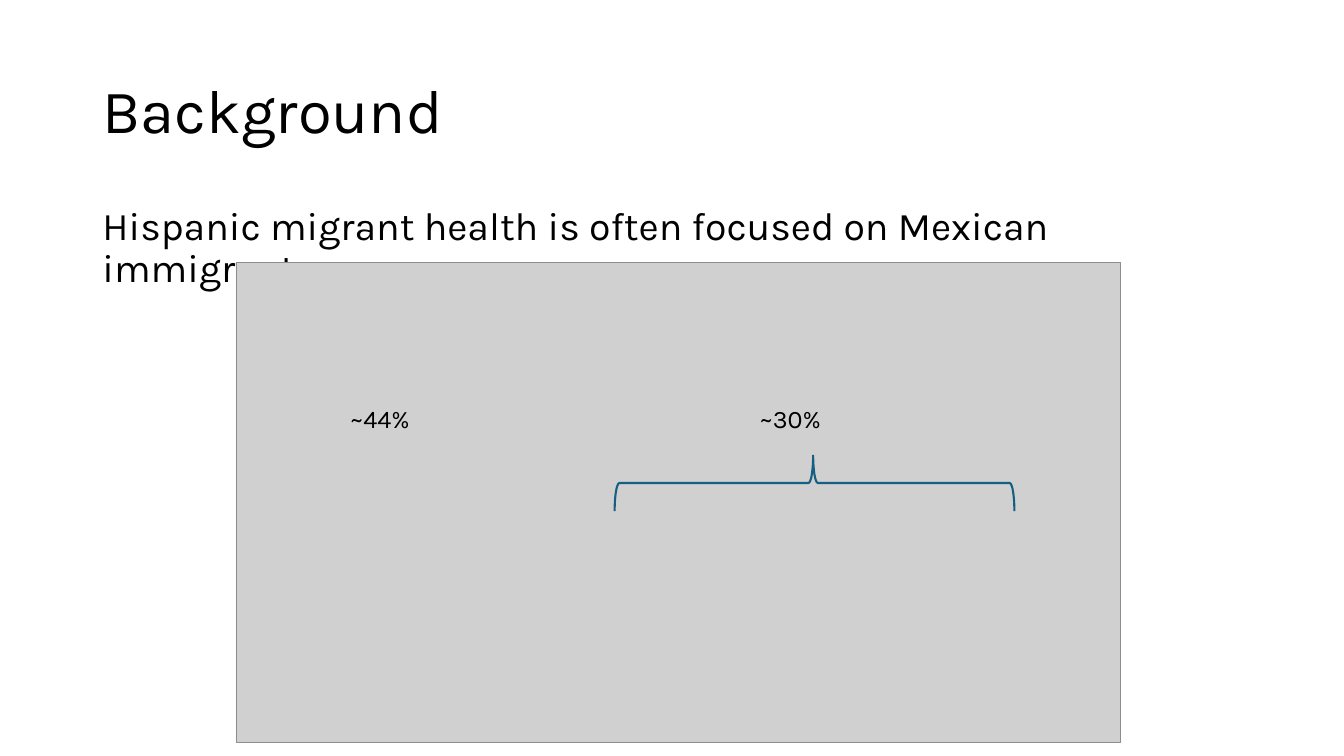
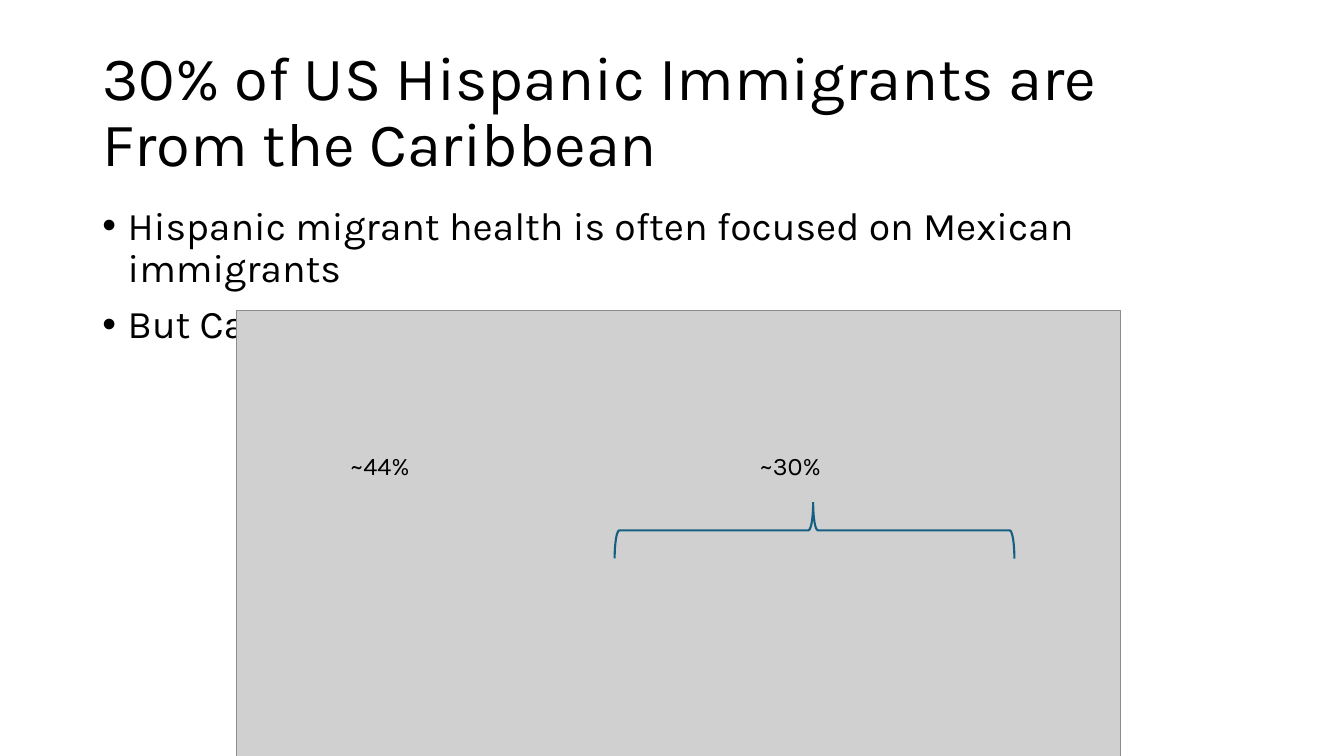
Before and after one commit to chrissoria/international_migration_ses, a slide deck: slide 2 of presentation/PAA_2025.pptx (slide 3 before the commit). Drawn at 1344x756 pixels with LibreOffice and Linux fonts; fonts in the diff are those of the drawing; grey boxes stand for pictures. Boxes give left, top, right and bottom in pixels: in the first picture for what was removed or moved away, otherwise in the second. Text is boxed around its words. In the diff, an @@ line names an element or a change of style, - is before the commit and + after.

Commit message:
playing around with different versions of age at migration plot

```diff
--- a/presentation/PAA_2025.pptx
+++ b/presentation/PAA_2025.pptx
@@ title at (x1=102, y1=57, x2=1096, y2=167): text changed @@
-Background
+30% of US Hispanic Immigrants are From the Caribbean
@@ text at (x1=128, y1=213, x2=1073, y2=292): bullet none to • @@
@@ text at (x1=128, y1=303, x2=1055, y2=348): paragraph added @@
+• But Caribbean sociodemographics are very different
@@ 2 texts, 1 picture, 1 right brace moved together from (x1=237, y1=263, x2=1121, y2=743) to (x1=237, y1=311, x2=1121, y2=756) @@
```
Also in this commit, not shown: 5 other slides changed, 6 slides added, 4 slides removed, 9 other files.
